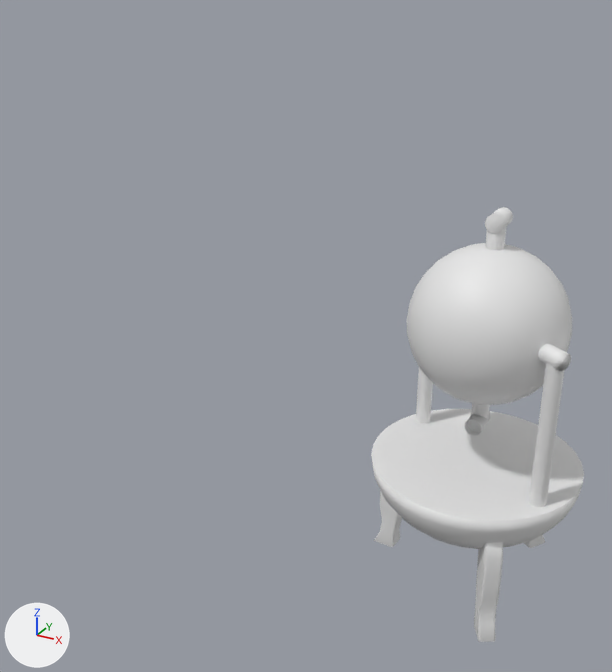
An edit to the glTF model aha.glb, drawn before and after from the same camera.
One viewpoint serves both versions: a camera (50 mm lens) standing at (7.31, -8.12, 3.63) and looking at (2.97, -0.24, -0.31). The axes (+X, +Y, +Z) are drawn at lower left. The lights are the same throughout. Where no turn or scale is listed for an object, it has been applied to the vertices.
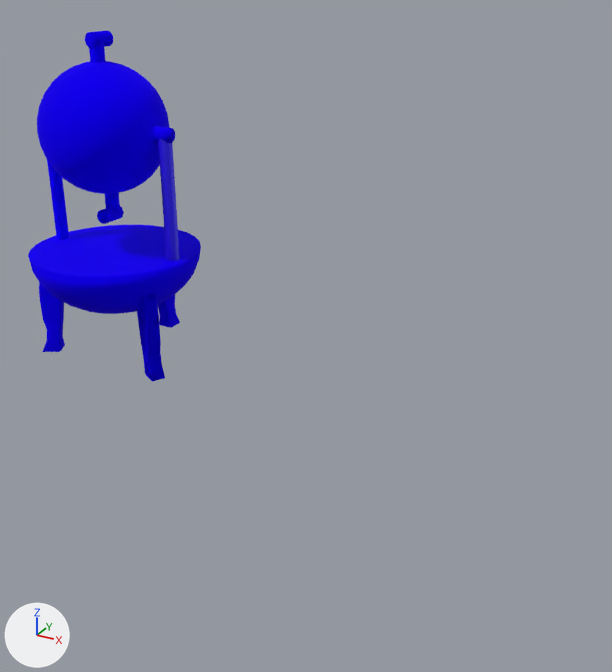
What differs and where, as boxes (x1, y1, x2, y2) in the pictures (612 x 672 px):
'Cylinder.004', recoloured, moved: before (407, 207, 572, 436); after (37, 31, 170, 224)
'Sphere.001', recoloured, moved: before (371, 409, 584, 549); after (28, 225, 201, 314)
'Cylinder', recoloured, moved: before (529, 363, 565, 507); after (158, 139, 180, 261)
'Cube.002', recoloured, moved, turned: before (474, 542, 503, 642); after (39, 283, 65, 352)
'Cube.003', moved, turned: before (524, 535, 545, 548); after (137, 293, 165, 381)
'Cylinder.002', recoloured, moved: before (416, 367, 433, 424); after (47, 160, 69, 240)
'Cube.001', recoloured, moved, turned (not visible afterwards): before (374, 491, 402, 547)
'Cylinder.001', recoloured, moved, turned (not visible afterwards): before (538, 344, 571, 371)
'Cube003', added (blue): after (157, 295, 180, 328)
'Cylinder.003', moved (not visible before): after (151, 126, 175, 143)

The change in detail:
Material 'Material' (mat_material) changes colour from white #e7e7e7 to blue #2300ff; in linear values from (0.8, 0.8, 0.8) to (0.0168, 0.0, 1.0).
Material 'Default' (mat_default) is new.
Its base color is (0.0176, 0.0, 1.0) (blue #2400ff).
Its metallic is 1.0.
Its roughness is 1.0.
me_sphere_001 has 257 vertices, 510 faces and spans x -1.0..1.0, y -1.0..1.0, z -1.0..0.0.
me_sphere_001 now uses material mat_default (blue #2400ff).
me_cube_002 has 361 vertices, 717 faces and spans x -1.18..2.81, y -1.01..1.07, z -1.0..1.0.
me_cube_002 now uses material mat_default (blue #2400ff).
me_cube_003 has 361 vertices, 717 faces and spans x -1.18..2.81, y -1.01..1.07, z -1.0..1.0.
me_cube_003 now uses material mat_default (blue #2400ff).
me_cylinder_002 has 64 vertices, 124 faces and spans x -1.0..1.0, y -1.0..1.0, z -1.0..-0.08.
me_cylinder_002 now uses material mat_default (blue #2400ff).
me_cylinder_003 has 384 vertices, 638 faces and spans x -1.01..1.01, y -1.01..1.01, z -1.0..0.89.
me_cylinder_003 now uses material mat_default (blue #2400ff).
me_cylinder_005 has 802 vertices, 1456 faces and spans x -0.8..0.8, y -0.8..0.79, z -1.16..1.14.
me_cylinder_005 now uses material mat_default (blue #2400ff).
Mesh me_mesh_5 is new.
It has 361 vertices, 717 faces and spans x -0.092..0.089, y -0.102..0.242, z -0.568..0.568.
It uses material mat_default (blue #2400ff).
Object 'Cylinder' (ob_cylinder) moves from (5.946, -0.972, -0.459) to (0.931, 0.0, 0.932).
Object 'Sphere.001' (ob_sphere_001) moves from (5.161, -0.49, -1.171) to (0.00903, 0.0, 0.22).
Object 'Cube.001' (ob_cube_001) moves from (4.288, -0.45, -2.055) to (0.789, -0.421, -0.664).
Object 'Cube.001' (ob_cube_001) turns from (0, 0, 177) to (0, 0, -28) degrees about x, y and z.
Object 'Cube.002' (ob_cube_002) moves from (5.605, -1.257, -2.055) to (-0.756, -0.421, -0.664).
Object 'Cube.002' (ob_cube_002) turns from (0, 0, -60) to (0, 0, -152) degrees about x, y and z.
Object 'Cube.003' (ob_cube_003) moves from (5.627, 0.264, -2.055) to (0.789, -0.421, -0.664).
Object 'Cube.003' (ob_cube_003) turns from (0, 0, 58) to (0, 0, -28) degrees about x, y and z.
Object 'Cylinder.001' (ob_cylinder_001) moves from (5.744, -0.848, 0.374) to (-0.689, -0.0103, 1.765).
Object 'Cylinder.001' (ob_cylinder_001) turns from (-32, -90, 0) to (175, -90, 0) degrees about x, y and z.
Object 'Cylinder.002' (ob_cylinder_002) moves from (4.369, 0.00726, -0.459) to (-0.926, 0.0105, 0.932).
Object 'Cylinder.003' (ob_cylinder_003) moves from (4.56, -0.134, 0.374) to (0.693, 0.000136, 1.765).
Object 'Cylinder.004' (ob_cylinder_004) moves from (5.16, -0.48, 0.36) to (0.0, 0.0, 1.75).
Object 'Cube003' (ob_cube003) is new; it shows me_mesh_5.
Its location is (0.01, 0.89, -0.66).
